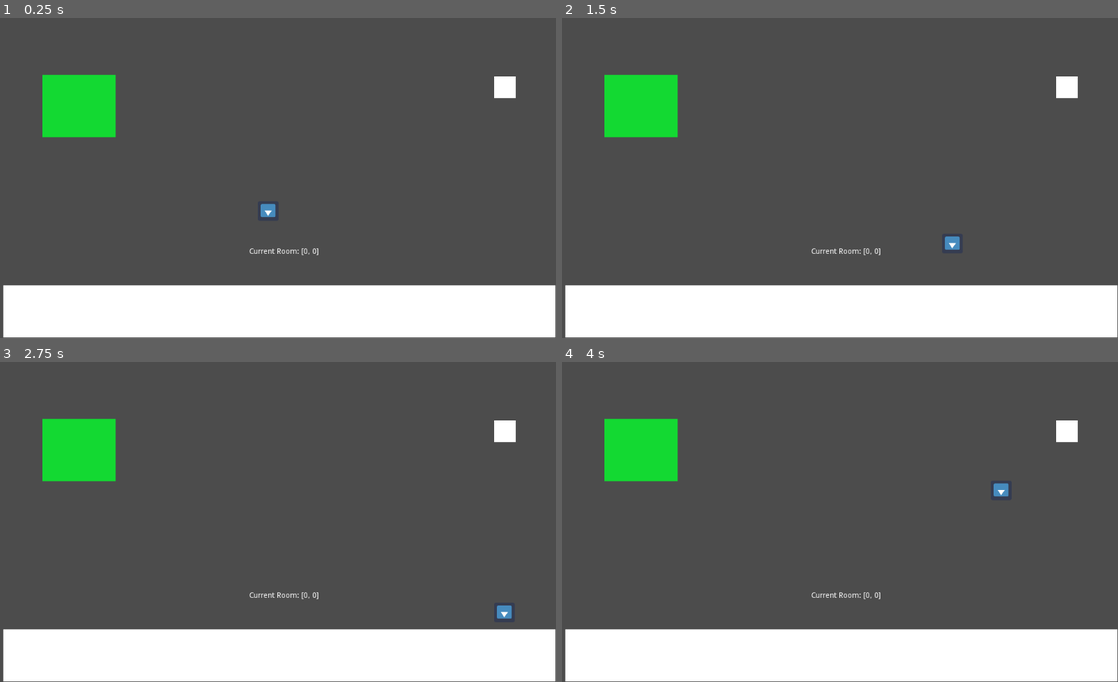
Above: before the commit, frames 1-4 (two rows, left to right).
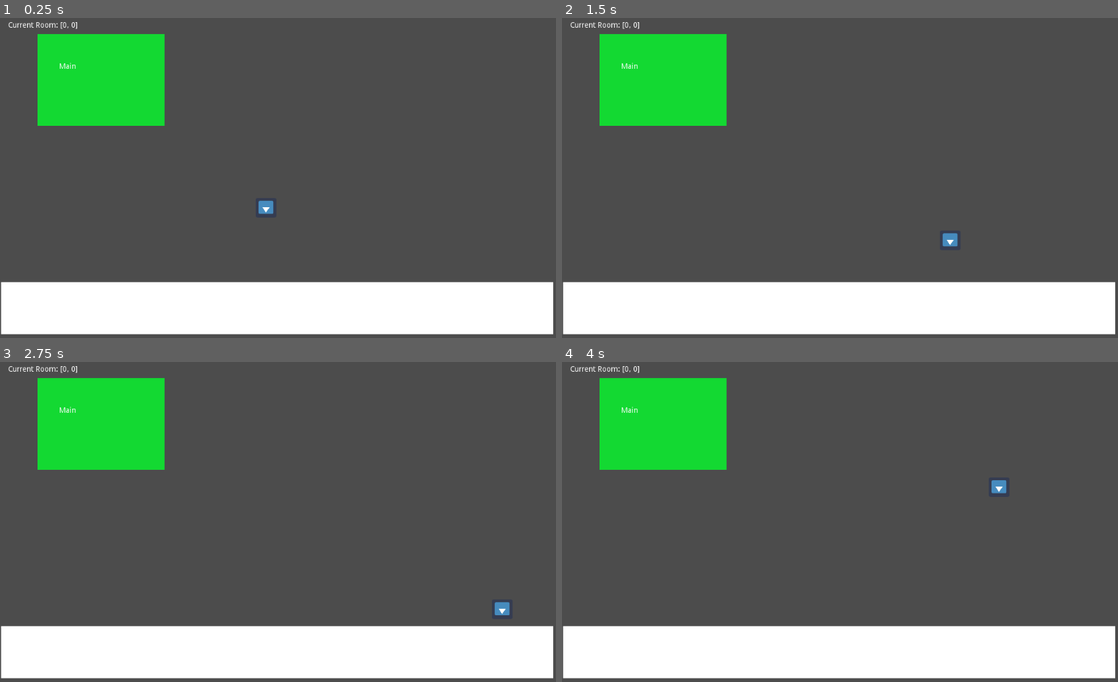
Above: after the commit, the same moments.

Repository: nygren23/GameJam2022
Game: Godot game, scene res://Main.tscn
Two runs of this game, one before a commit and one after it. Both use one fixed random seed, a clock stepped at 60 frames per second and the inputs below. The engine's default icon, where the game draws it, is replaced by a stand-in: a white triangle on a blue panel in a dark square.
Inputs:
- Up to frame 1 (0.25 s): no input
- Up to frame 2 (1.5 s): tap Enter at 0.5 s; hold D (move_right) 0.53-1.28 s; tap Space (spacebar, bound only after the commit) at 0.6, 1.35 s; hold S (move_down) from 1.28 s (still down)
- Up to frame 3 (2.75 s): tap Space (spacebar, bound only after the commit) at 2, 2.1 s; release S (move_down) at 2.03 s; hold D (move_right) from 2.03 s (still down)
- Up to frame 4 (4 s): release D (move_right) at 2.78 s; hold W (move_up) 2.78-3.53 s; tap Space (spacebar, bound only after the commit) at 2.85, 3.6 s; hold A (move_left) from 3.53 s (still down)

The runs differ from the first frame. In frame 1, 8.3% of the frame differs, in the area x 0-100%, y 1-100%; in frame 2, 8.3%; in frame 3, 8.3%; in frame 4, 8.3%.
Error after the commit: Attempt to call function 'play' in base 'null instance' on a null instance. (res://Player.gd:25)

Commit message:
increased map size and added navigation

Diff:
--- a/CrossRoom.gd
+++ b/CrossRoom.gd
@@ -4,6 +4,10 @@
 	add_child(load("res://UI.tscn").instance())
 	add_child(load("res://Player.tscn").instance())
 	$Player.position = $CenterSpawn.global_position
+	$UI/Position.text = "Current Room: " +  str(Global.curPos)
+
+func _process(delta):
+	pass#$UI/Timer.text = str(Global.timer.time_left)
 
 func _on_TransitionLeft_body_entered(body):
 	match decideNextRoom([Global.curPos[0], Global.curPos[1]-1]):
--- a/CrossRoom.tscn
+++ b/CrossRoom.tscn
@@ -6,7 +6,7 @@
 extents = Vector2( 135.25, 90.5 )
 
 [sub_resource type="RectangleShape2D" id=2]
-extents = Vector2( 94.5, 69.25 )
+extents = Vector2( 122.5, 89.25 )
 
 [sub_resource type="RectangleShape2D" id=3]
 extents = Vector2( 131, 89 )
@@ -32,19 +32,21 @@
 margin_top = -168.0
 margin_right = 183.0
 margin_bottom = 12.0
+color = Color( 0, 0, 0, 1 )
 
 [node name="TopLeft" type="StaticBody2D" parent="."]
 position = Vector2( 36, 34 )
 
 [node name="CollisionShape2D" type="CollisionShape2D" parent="TopLeft"]
-position = Vector2( 60.5, 36.75 )
+position = Vector2( 88.5, 56.75 )
 shape = SubResource( 2 )
 
 [node name="ColorRect2" type="ColorRect" parent="TopLeft"]
 margin_left = -38.0
 margin_top = -29.0
-margin_right = 154.0
-margin_bottom = 108.0
+margin_right = 212.0
+margin_bottom = 147.0
+color = Color( 0, 0, 0, 1 )
 
 [node name="TopRight" type="StaticBody2D" parent="."]
 position = Vector2( 1000, 15 )
@@ -58,6 +60,7 @@
 margin_top = -14.0
 margin_right = 20.0
 margin_bottom = 166.0
+color = Color( 0, 0, 0, 1 )
 
 [node name="BottomLeft" type="StaticBody2D" parent="."]
 position = Vector2( 73, 582 )
@@ -71,6 +74,7 @@
 margin_top = -169.0
 margin_right = 198.0
 margin_bottom = 11.0
+color = Color( 0, 0, 0, 1 )
 
 [node name="TransitionLeft" type="Area2D" parent="."]
 position = Vector2( -44, 288 )
--- a/GlobalStats.gd
+++ b/GlobalStats.gd
@@ -3,7 +3,6 @@
 class_name GlobalStats
 
 ####### Constants #########
-var dimensions = [2,2]
 var mainLocation = [0,0]
 
 """
@@ -14,10 +13,14 @@
 """
 #var map = [[preload('res://RoomChunk.gd').new().set_Params(["M", false, false]), preload('res://RoomChunk.gd').new().set_Params(["H", false, false])],
 #				[preload('res://RoomChunk.gd').new().set_Params(["H", false, false]), preload('res://RoomChunk.gd').new().set_Params(["V", false, true])]]
-var map = [["M", "X"],
-			["X", "X"]]
+var map = [["M", "X", "V"],
+			["X", "X", "H"],
+			["X", "V", "H"]]
+
+var dimensions = [map.size(), map[0].size()]
 
 var curPos = [mainLocation[0], mainLocation[1]]
+var timer_time_left = 45
 
 func getCurPos():
 	return curPos
--- a/HorizontalRoom.gd
+++ b/HorizontalRoom.gd
@@ -3,7 +3,10 @@
 func _ready():
 	add_child(load("res://UI.tscn").instance())
 	add_child(load("res://Player.tscn").instance())
-	$UI/Label.text = "Current Room: [" +  str(Global.curPos[0]) + ", " + str(Global.curPos[1]) + "]"
+	$UI/Position.text = "Current Room: " +  str(Global.curPos)
+
+func _process(delta):
+	pass#$UI/Timer.text = str(Global.timer.time_left)
 
 func _on_TransitionRight_body_entered(body):
 	match decideNextRoom([Global.curPos[0], Global.curPos[1]+1]):
--- a/HorizontalRoom.tscn
+++ b/HorizontalRoom.tscn
@@ -27,6 +27,7 @@
 margin_right = -5.0
 margin_bottom = 708.0
 rect_scale = Vector2( 1.65604, 0.248349 )
+color = Color( 0, 0, 0, 1 )
 
 [node name="Floor2" type="StaticBody2D" parent="."]
 position = Vector2( 517, 48 )
@@ -44,6 +45,7 @@
 margin_right = 104.0
 margin_bottom = 343.0
 rect_scale = Vector2( 1.65604, 0.248349 )
+color = Color( 0, 0, 0, 1 )
 
 [node name="TransitionRight" type="Area2D" parent="."]
 position = Vector2( 1047, 412 )
--- a/Main.gd
+++ b/Main.gd
@@ -1,12 +1,11 @@
 extends RoomChunk
 
-var currentPosition = [0,0]
+
+var timer
 
 func _ready():
-	$UI/Label.text = "Current Room: [" +  str(currentPosition[0]) + ", " + str(currentPosition[1]) + "]"
+	$UI/Position.text = "Current Room: " +  str(Global.curPos)
 
-func _process(delta):
-	pass
 
 func _on_Area2D_body_entered(body):
 	match decideNextRoom([Global.curPos[0], Global.curPos[1]+1]):
--- a/Main.tscn
+++ b/Main.tscn
@@ -13,21 +13,21 @@
 [sub_resource type="ShaderMaterial" id=3]
 
 [node name="Main" type="Node2D"]
-position = Vector2( 200, 0 )
+position = Vector2( -1, 0 )
 script = ExtResource( 2 )
 
 [node name="Player" parent="." instance=ExtResource( 1 )]
-position = Vector2( 28, 113 )
+position = Vector2( 225, 107 )
 
 [node name="TransitionRight" type="Area2D" parent="."]
-position = Vector2( 813, 320 )
+position = Vector2( 1010, 314 )
 
 [node name="Hitbox" type="CollisionShape2D" parent="TransitionRight"]
 position = Vector2( 2, -2 )
 shape = SubResource( 1 )
 
 [node name="StaticBody2D" type="StaticBody2D" parent="."]
-position = Vector2( 623, 184 )
+position = Vector2( 820, 178 )
 
 [node name="CollisionShape2D" type="CollisionShape2D" parent="StaticBody2D"]
 position = Vector2( -310.25, 365 )
@@ -45,12 +45,23 @@
 
 [node name="ColorRect" type="ColorRect" parent="."]
 material = SubResource( 3 )
-margin_left = -122.0
-margin_top = 115.0
-margin_right = 13.0
-margin_bottom = 230.0
+margin_left = 70.0
+margin_top = 40.0
+margin_right = 304.0
+margin_bottom = 209.0
 color = Color( 0.0784314, 0.854902, 0.2, 1 )
 
 [node name="UI" parent="." instance=ExtResource( 3 )]
+margin_left = -3.0
+margin_top = 2.0
+margin_right = 11.0
+margin_bottom = 2.0
+
+[node name="Label" type="Label" parent="."]
+margin_left = 110.0
+margin_top = 93.0
+margin_right = 239.0
+margin_bottom = 154.0
+text = "Main"
 
 [connection signal="body_entered" from="TransitionRight" to="." method="_on_Area2D_body_entered"]
--- a/UI.tscn
+++ b/UI.tscn
@@ -4,14 +4,14 @@
 anchor_right = 1.0
 anchor_bottom = 1.0
 
-[node name="Label" type="Label" parent="."]
-margin_left = 259.0
-margin_top = 434.0
-margin_right = 423.0
-margin_bottom = 482.0
+[node name="Position" type="Label" parent="."]
+margin_left = 19.0
+margin_top = 15.0
+margin_right = 183.0
+margin_bottom = 63.0
 
-[node name="ColorRect" type="ColorRect" parent="."]
-margin_left = 710.0
-margin_top = 118.0
-margin_right = 750.0
-margin_bottom = 158.0
+[node name="Timer" type="Label" parent="."]
+margin_left = 854.0
+margin_top = 13.0
+margin_right = 1002.0
+margin_bottom = 55.0
--- a/VerticalRoom.gd
+++ b/VerticalRoom.gd
@@ -3,6 +3,10 @@
 func _ready():
 	add_child(load("res://UI.tscn").instance())
 	add_child(load("res://Player.tscn").instance())
+	$UI/Position.text = "Current Room: " +  str(Global.curPos)
+
+func _process(delta):
+	pass#$UI/Timer.text = str(Global.timer.time_left)
 
 func _on_TransitionUp_body_entered(body):
 	match decideNextRoom([Global.curPos[0]-1, Global.curPos[1]]):
--- a/VerticalRoom.tscn
+++ b/VerticalRoom.tscn
@@ -28,6 +28,7 @@
 margin_right = 107.0
 margin_bottom = 487.0
 rect_scale = Vector2( 1.65604, 0.248349 )
+color = Color( 0, 0, 0, 1 )
 
 [node name="WallLeft" type="StaticBody2D" parent="."]
 rotation = 1.5708
@@ -45,9 +46,10 @@
 margin_right = 361.0
 margin_bottom = 288.0
 rect_scale = Vector2( 1.65604, 0.248349 )
+color = Color( 0, 0, 0, 1 )
 
 [node name="TransitionUp" type="Area2D" parent="."]
-position = Vector2( 500, 21 )
+position = Vector2( 500, -16 )
 rotation = 1.5708
 
 [node name="Hitbox" type="CollisionShape2D" parent="TransitionUp"]
@@ -55,7 +57,7 @@
 shape = SubResource( 2 )
 
 [node name="TransitionDown" type="Area2D" parent="."]
-position = Vector2( 499, 585 )
+position = Vector2( 504, 620 )
 
 [node name="Hitbox" type="CollisionShape2D" parent="TransitionDown"]
 position = Vector2( 10, -2 )
--- a/project.godot
+++ b/project.godot
@@ -60,6 +60,11 @@
 "events": [ Object(InputEventKey,"resource_local_to_scene":false,"resource_name":"","device":0,"alt":false,"shift":false,"control":false,"meta":false,"command":false,"pressed":false,"scancode":0,"physical_scancode":83,"unicode":0,"echo":false,"script":null)
  ]
 }
+spacebar={
+"deadzone": 0.5,
+"events": [ Object(InputEventKey,"resource_local_to_scene":false,"resource_name":"","device":0,"alt":false,"shift":false,"control":false,"meta":false,"command":false,"pressed":false,"scancode":0,"physical_scancode":32,"unicode":0,"echo":false,"script":null)
+ ]
+}
 
 [physics]
 
Not shown, added: acornV1.png.import
